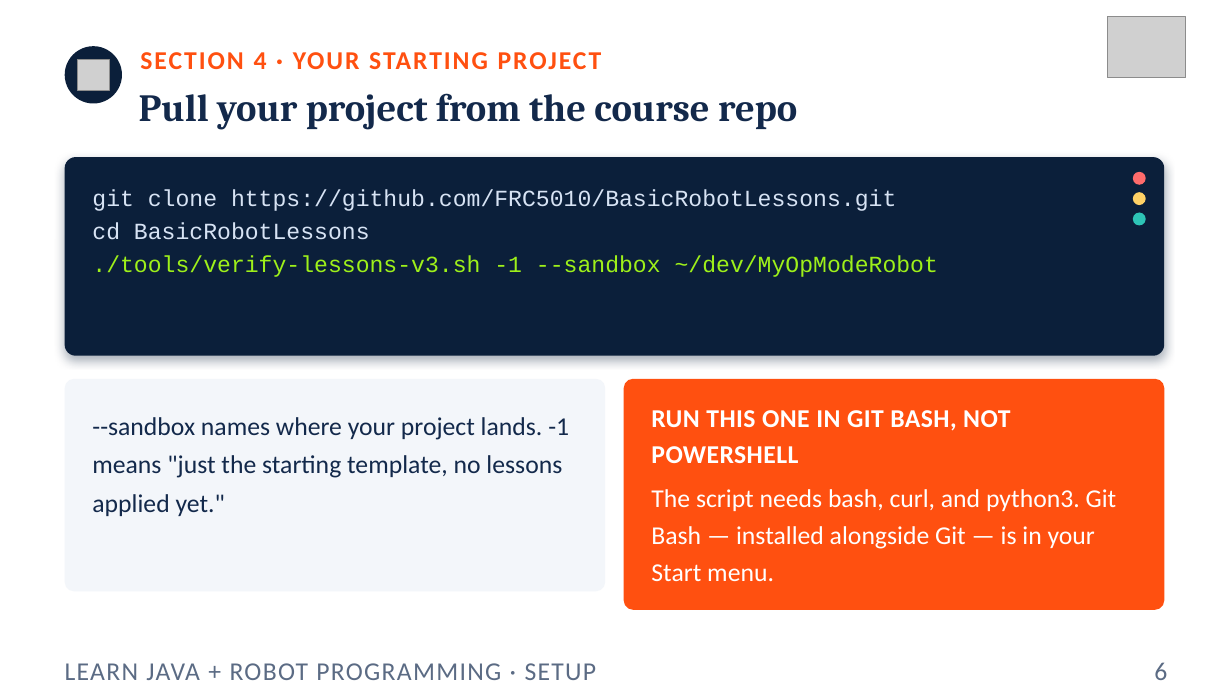
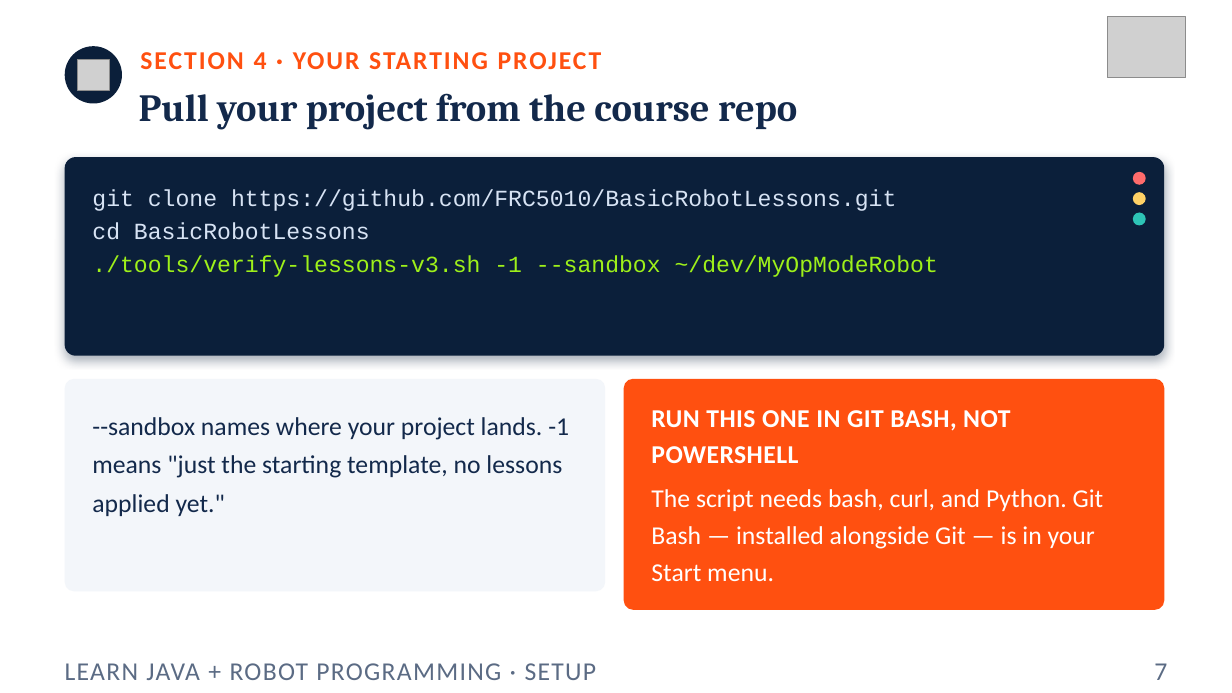
Before and after one commit to FRC5010/BasicRobotLessons, a slide deck: slide 7 of docs/presentations/v3/aside-setup.pptx (slide 6 before the commit). Drawn at 1232x693 pixels with LibreOffice and Linux fonts; fonts in the diff are those of the drawing; grey boxes stand for pictures. Boxes give left, top, right and bottom in pixels: in the first picture for what was removed or moved away, otherwise in the second. Text is boxed around its words. In the diff, an @@ line names an element or a change of style, - is before the commit and + after.

```diff
--- a/docs/presentations/v3/aside-setup.pptx
+++ b/docs/presentations/v3/aside-setup.pptx
@@ text at box(651, 489, 1104, 581): text changed @@
-The script needs bash, curl, and python3. Git Bash — installed alongside Git — is in your Start menu.
+The script needs bash, curl, and Python. Git Bash — installed alongside Git — is in your Start menu.
@@ text at box(1154, 663, 1167, 680): text changed @@
-6
+7
```
Also in this commit, not shown: 8 other slides changed, 1 slide added, 7 other files.
